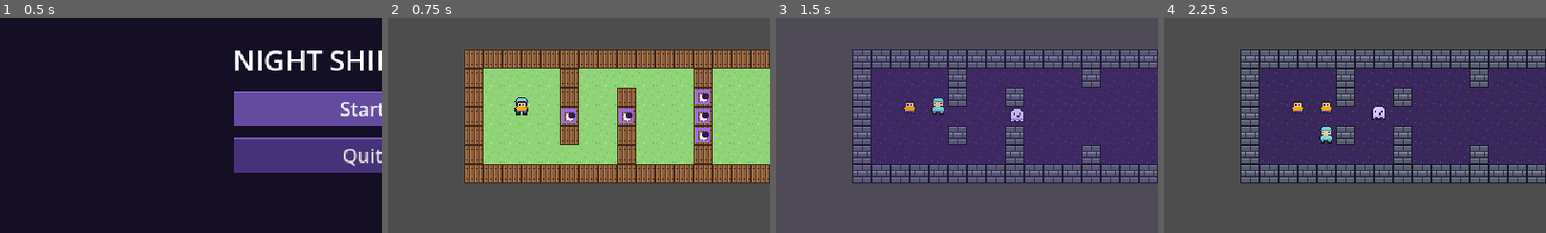
Above: before the commit, frames 1-4 (left to right).
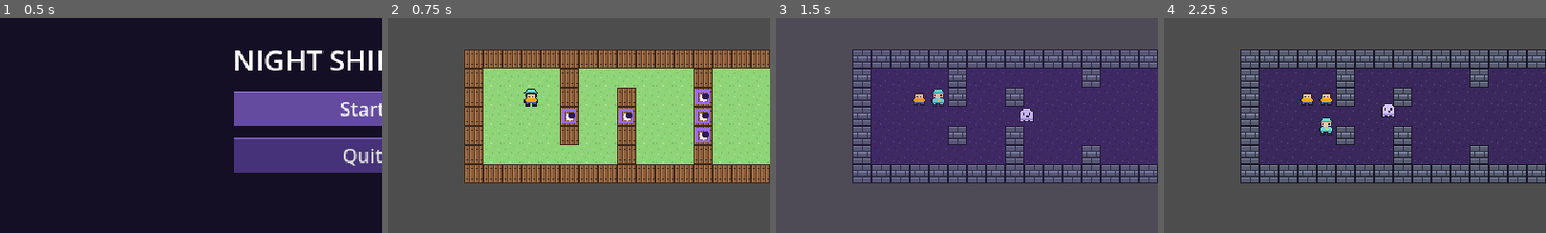
Above: after the commit, the same moments.

Repository: jonjud/night-shift-tour
Game: Godot game, scene res://scenes/main_menu.tscn
Two runs of this game, one before a commit and one after it. Both use one fixed random seed, a clock stepped at 60 frames per second and the inputs below.
Inputs:
- Up to frame 1 (0.5 s): no input
- Up to frame 2 (0.75 s): click "Start" at 0.5 s
- Up to frame 3 (1.5 s): tap Enter at 1.25 s; hold D (move_right) from 1.28 s (still down); hold Shift (shift_world) from 1.28 s (still down)
- Up to frame 4 (2.25 s): tap R (restart) at 2 s; release D (move_right) at 2.03 s; release Shift (shift_world) at 2.03 s; hold S (move_down) from 2.03 s (still down); tap Shift (shift_world) at 2.1 s
The pictures show only the part of the screen within x 2-52%, y 29-79%; the shares and areas given below are measured in that part.

Frame 1 is identical in both runs. In frame 2, 0.5% of the frame differs, in the area x 33-40%, y 32-46%; in frame 3, 1.0%; in frame 4, 1.3%, in the area x 33-61%, y 34-59%.

Commit message:
Chunk 28b: place player, ghost, demon and ferris wheel from level file

Diff:
--- a/scripts/main.gd
+++ b/scripts/main.gd
@@ -86,18 +86,37 @@
 		return
 	day_layer.clear()
 	night_layer.clear()
+	var spots := {}  # letter entity -> position in world
 	var row := 0
 	while not f.eof_reached():
 		var line := f.get_line().trim_suffix("\r")
 		if line == "":
 			continue
 		for col in line.length():
-			# unknown chars (P, G ... in 28b) count as floor for now
-			var pair: Array = TILES.get(line[col], TILES["."])
+			var ch := line[col]
 			var cell := Vector2i(col, row) + ORIGIN
+			if ch in "PGMF":
+				spots[ch] = day_layer.to_global(day_layer.map_to_local(cell))
+			# unknow enitity become floor
+			var pair: Array = TILES.get(ch, TILES["."])
 			day_layer.set_cell(cell, 0, Vector2i(pair[0], 0))
 			night_layer.set_cell(cell, 0, Vector2i(pair[1], 0))
 		row += 1
+	_place_entities(spots)
+
+# move node follow entity in level file
+func _place_entities(spots: Dictionary) -> void:
+	if spots.has("P"):
+		$Player.global_position = spots["P"]
+		$Player.trail.fill(spots["P"])
+		for g in get_tree().get_nodes_in_group("guests"):
+			g.global_position = spots["P"]
+	if spots.has("G"):
+		$Ghost.global_position = spots["G"]
+	if spots.has("M"):
+		$Demon.global_position = spots["M"]
+	if spots.has("F"):
+		goal.global_position = spots["F"]
 
 func _apply_world() -> void:
 	# HAVE TO SET BOTH VISINIL AND ENABLE-Y
Not shown, changed: levels/level01.txt
